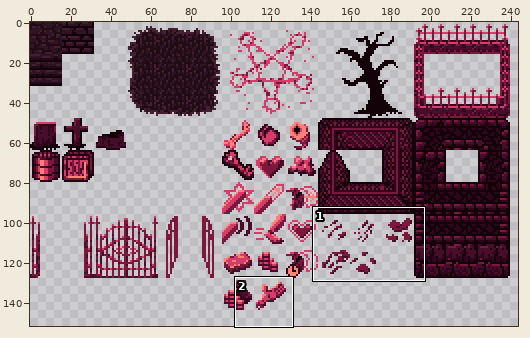
One commit to this sprite sheet: ZarguufsGraveyardAdventure/Assets/Images/tilesheet1.png. Above, an overview of the earlier version with the close-up marked.
Close-up. First the earlier version:
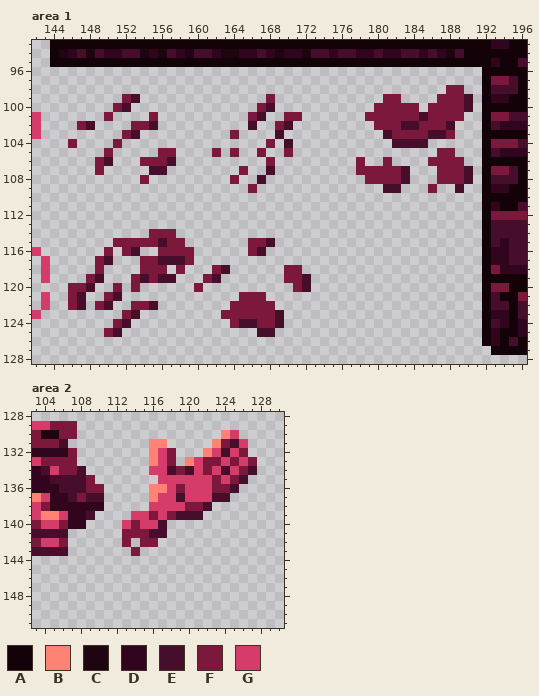
The file is 256x256 pixels. Shown: area 1: x 142..196, y 93..128; area 2: x 103..130, y 128..151. The wide view leaves out empty margins.
Palette (. is transparent): A #130208  B #ff8274  C #1f0510  D #31051e  E #460e2b  F #7c183c  G #d53c6a
Pixels before, area 1, first column x 142:
 93 ..AAAAAAAAAAAAAAAAAAAAAAAAAAAAAAAAAAAAAAAAAAAAAAAAADDAA
 94 ..ACDECEDDEECDCEDCEEDCCDDEDCDDCEEDEEDDEDDEEDEDCEAAAAAAA
 95 ..AAAAAAAAAAAAAAAAAAAAAAAAAAAAAAAAAAAAAAAAAAAAAAAAADAAE
 96 ..................................................AAAAA
 97 ..................................................AFFEA
 98 ..............................................FF..AEEEA
 99 ..........FE..............F............FF....FFFE.ADDAA
100 .........FE..............FE...........FFFFF.FFFFE.AAAAA
101 G.......F....F..........FE..FF.......FFFFFFEFFFF..AFFEE
102 G....FE....FFE..........E..FE.........FFFEEFFFE...AEDDD
103 G.........FE..........F....E...........EFFFFEEF...AAAAA
104 ....F....F................F.E...........EEEE......AFFFE
105 ........F.....FF....F.F..F..F................FF...AEDDD
106 .......FE...FFFE..........F.........F..F....FFFF..AAAAA
107 .......F.....EE........F..E.........FFFFFE...FFFE.AFFEA
108 ............F.........F..E...........FFFFE...FFFE.AEEEA
109 ........................F..............EE...F..E..ADDAA
110 ..................................................AAAAA
111 ..................................................ADAAE
112 ..................................................AFFFF
113 ..................................................AEEEE
114 .............FFF..................................AEEEE
115 .........FFFFFEFF.......FFE.......................AEDEE
116 G.......F.FE..FFFF......FE........................ADDEE
117 .G.....FE...FFEEEF................................ADDEE
118 .G.....F....FFF.F...FE......FF....................AFDDD
119 .G....FE...FEFEE...FE.......FFE...................AAAAA
120 ....FFE..F.F......F..........FE...................AFFAA
121 .G..FE..FE.............FFF........................AEAAF
122 .G..FE.FE..FFE........FFFFF.......................AEEAE
123 G.........FE.........FFFFFFE......................ADDAE
124 .........FE...........FEEFFE......................AEDAD
125 ........FE...............EE.......................ADAAD
126 ..................................................ADAEA
127 ...................................................AAAA
Pixels before, area 2, first column x 103:
129 GGFFF....................
130 FCCFF................BG..
131 FFFE.........BB.....BFEG.
132 DDDDF........BGF...BGEGF.
133 GFFFF........BGF.BGFFGFGF
134 DEGFFE.......GGEFEGFGEGFE
135 DDEEEEF.......GGGGGGFGFE.
136 DDDEEEFF.....BBGFGGGFFE..
137 BGDDEFEE.....BGGEGGGEE...
138 GFDDDDDD.....GGGGFFE.....
139 GBBGDDE....GGFGFEEE......
140 FGGFDD....GFGGE..........
141 EEEE......FFFEE..........
142 FGGF......F.FF...........
143 EEEE.......F.............
And afterwards:
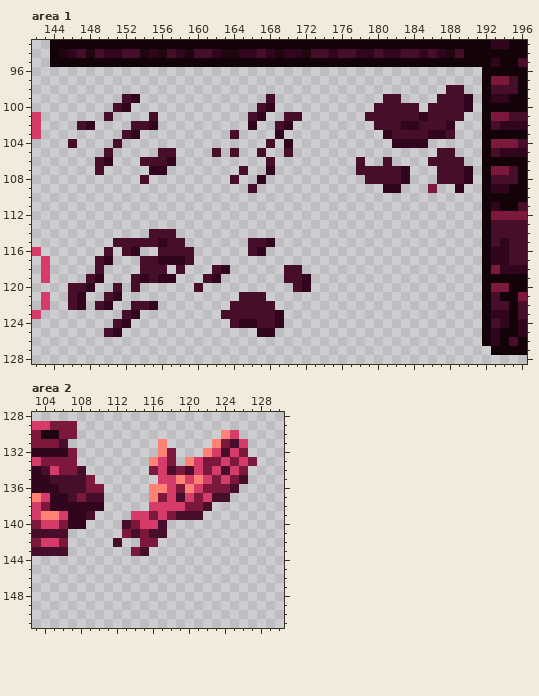
The exact change:
Area 1:
Colour D replaces colour E in row 99 at x 153 and 190; in row 100 at x 152, 168 and 190; in row 101 at x 167 and 185; in row 102 at x 148, 155, 166, 170, 183 to 184 and 188; in row 103 at x 153, 169, 181 and 186 to 187; in row 104 at x 170 and 182 to 185.
Colour D replaces colour E in row 106 at x 150 and 157; in row 107 at x 155 to 156, 168, 183 and 190; in row 108 at x 167, 183 and 190; in row 109 at x 181 to 182 and 189; in row 115 at x 156 and 168; in row 116 at x 153 and 167.
Colour D replaces colour E in row 117 at x 150 and 156 to 158; in row 118 at x 163; in row 119 at x 149, 154, 156 to 157, 162 and 172; in row 120 at x 148 and 172; in row 121 at x 147 and 151; in row 122 at x 147, 150 and 155.
Colour D replaces colour E in row 123 at x 153 and 169; in row 124 at x 152, 165 to 166 and 169; in row 125 at x 151 and 167 to 168.
Colour E replaces colour F in row 98 at x 188 to 189; in row 99 at x 152, 168, 181 to 182 and 187 to 189; in row 100 at x 151, 167, 180 to 184 and 186 to 189; in row 101 at x 150, 155, 166, 170 to 171, 179 to 184 and 186 to 189; in row 102 at x 147, 153 to 154, 169, 180 to 182 and 185 to 187; in row 103 at x 152, 164, 182 to 185 and 188.
Colour E replaces colour F in row 104 at x 146, 151 and 168; in row 105 at x 150, 156 to 157, 162, 164, 167, 170 and 187 to 188; in row 106 at x 149, 154 to 156, 168, 178, 181 and 186 to 189; in row 107 at x 149, 165, 178 to 182 and 187 to 189; in row 108 at x 154, 164, 179 to 182 and 187 to 189; in row 109 at x 166.
Colour E replaces colour F in row 114 at x 155 to 157; in row 115 at x 151 to 155, 157 to 158 and 166 to 167; in row 116 at x 150, 152, 156 to 159 and 166; in row 117 at x 149, 154 to 155 and 159; in row 118 at x 149, 154 to 156, 158, 162 and 170 to 171; in row 119 at x 148, 153, 155, 161 and 170 to 171.
Colour E replaces colour F in row 120 at x 146 to 147, 151, 153, 160 and 171; in row 121 at x 146, 150 and 165 to 167; in row 122 at x 146, 149, 153 to 154 and 164 to 168; in row 123 at x 152 and 163 to 168; in row 124 at x 151, 164 and 167 to 168; in row 125 at x 150.
Area 2:
Colour B replaces colour G in row 132 at x 117; in row 135 at x 119 and 121; in row 136 at x 120.
Colour E is added in row 142 at x 112; in row 143 at x 115.
Colour E replaces colour F in row 141 at x 114.
Colour E replaces colour G in row 140 at x 113.
Colour F replaces colour G in row 134 at x 116; in row 136 at x 122; in row 137 at x 117 and 121.
Colour B is gone in rows 131 to 132 at x 116.
Colour E is gone in row 134 at x 127.
Colour F is gone in row 142 at x 113.
Pixel boxes of the changes (left, top, right, bottom) in both close-ups:
changed: (356, 85, 473, 193)
changed: (68, 94, 302, 193)
changed: (68, 229, 311, 337)
changed: (113, 439, 212, 556)
erased: (248, 466, 257, 475)
